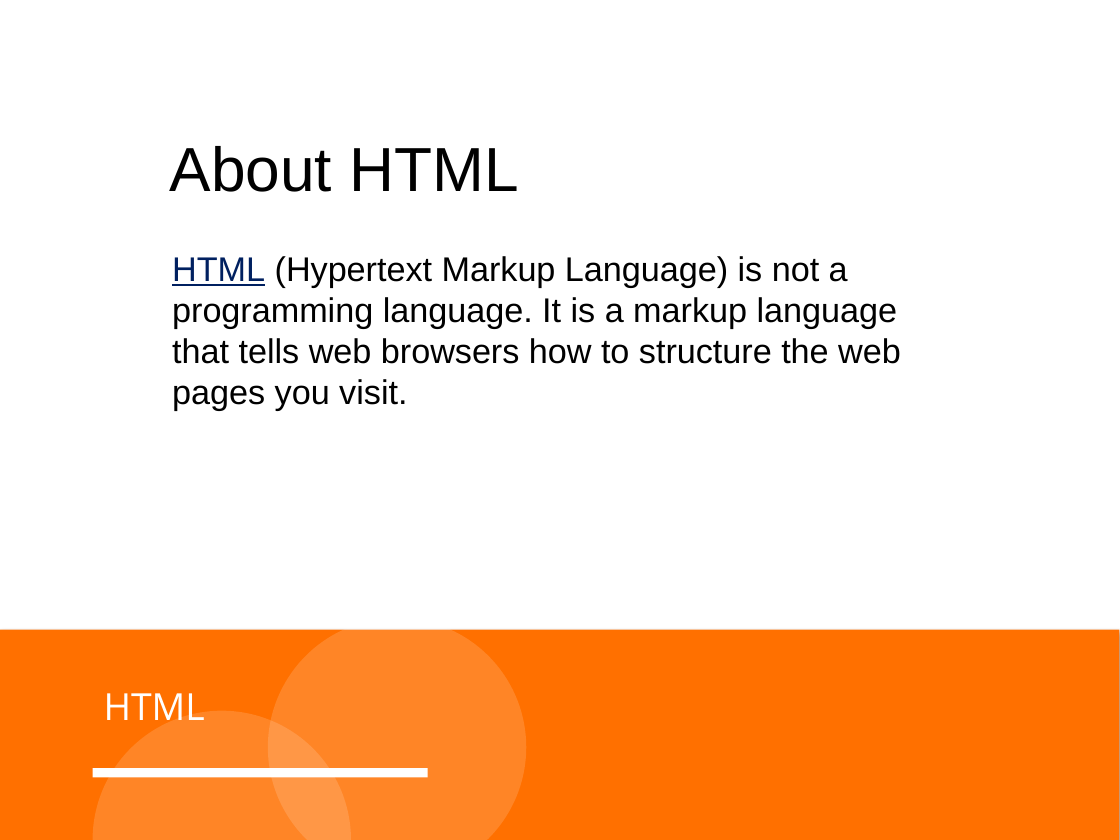
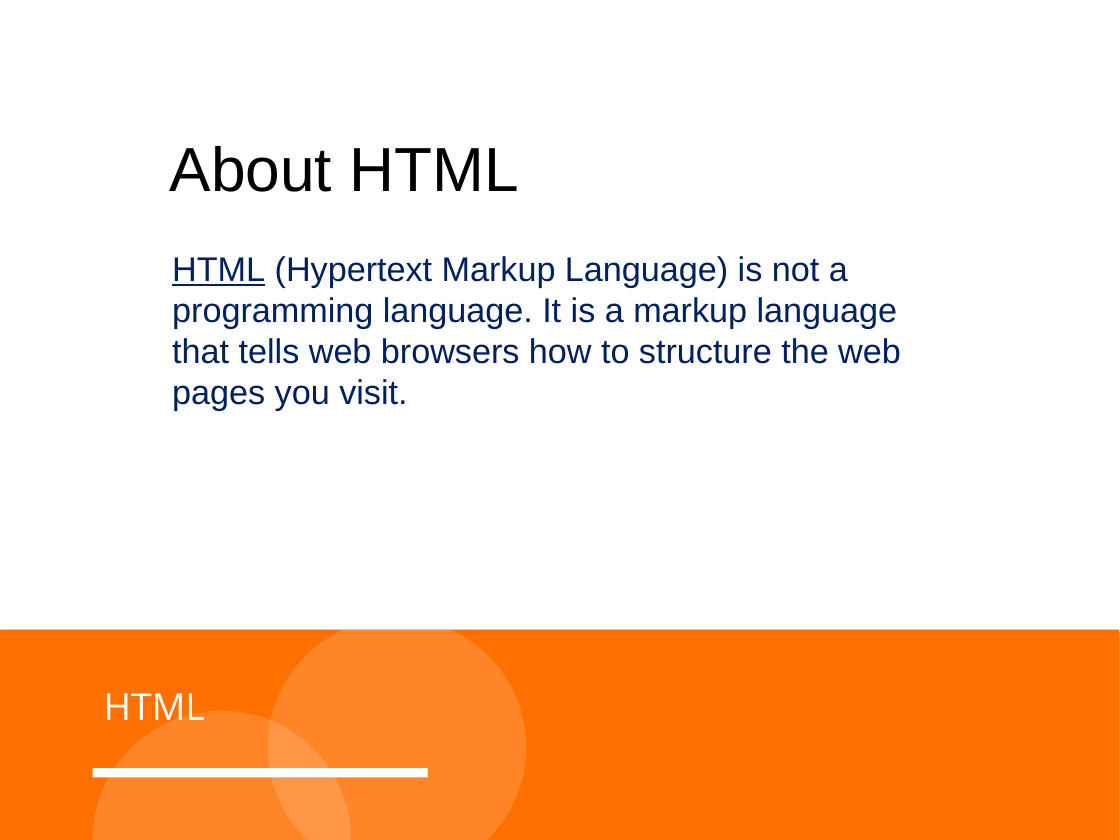
Before and after one commit to MortenBonderup/E20Material, a slide deck: slide 2 of 1. HTML elements and attributes/1.01 HTML document template/Lecture/HTML syntax.pptx. Drawn at 1120x840 pixels with LibreOffice and Linux fonts; fonts in the diff are those of the drawing; background and template pictures are left out. Boxes give left, top, right and bottom in pixels: in the first picture for what was removed or moved away, otherwise in the second. Text is boxed around its words. In the diff, an @@ line names an element or a change of style, - is before the commit and + after.

```diff
--- a/1. HTML elements and attributes/1.01 HTML document template/Lecture/HTML syntax.pptx
+++ b/1. HTML elements and attributes/1.01 HTML document template/Lecture/HTML syntax.pptx
@@ text "HTML (Hypertext Markup Language) is ..." at [172, 256, 901, 410]: text colour #000000 to #002060 @@
```
Also in this commit, not shown: 1 slide added, 2 slides removed, 1 other file.
